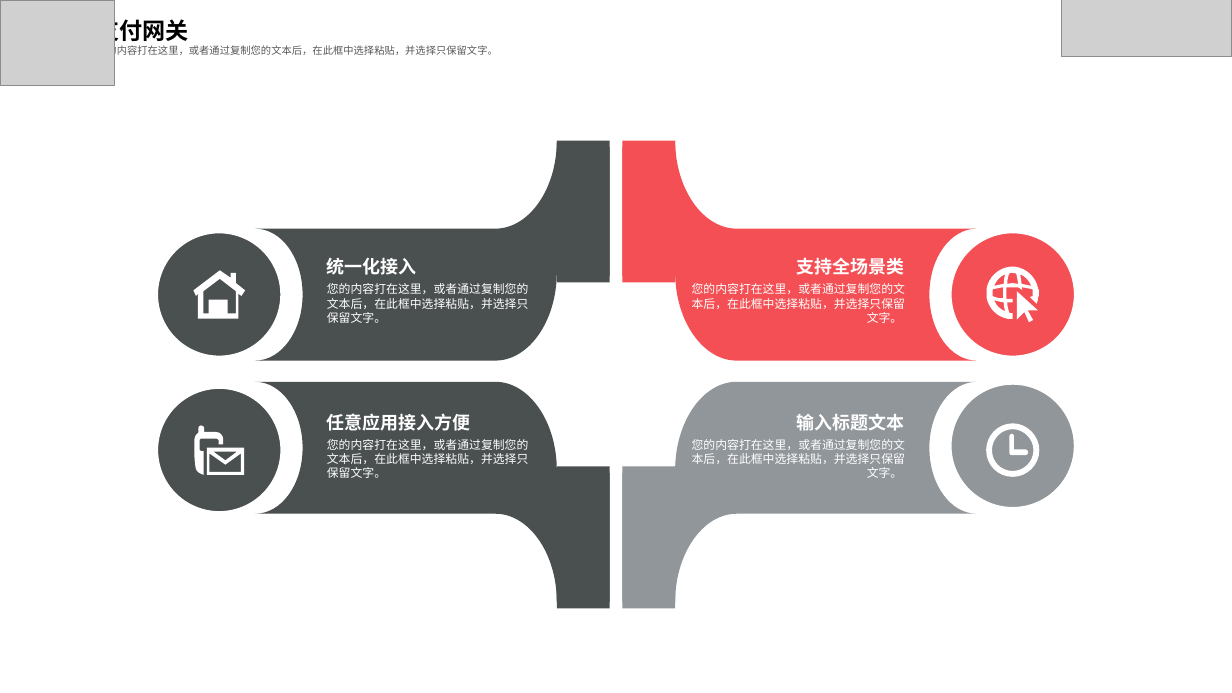
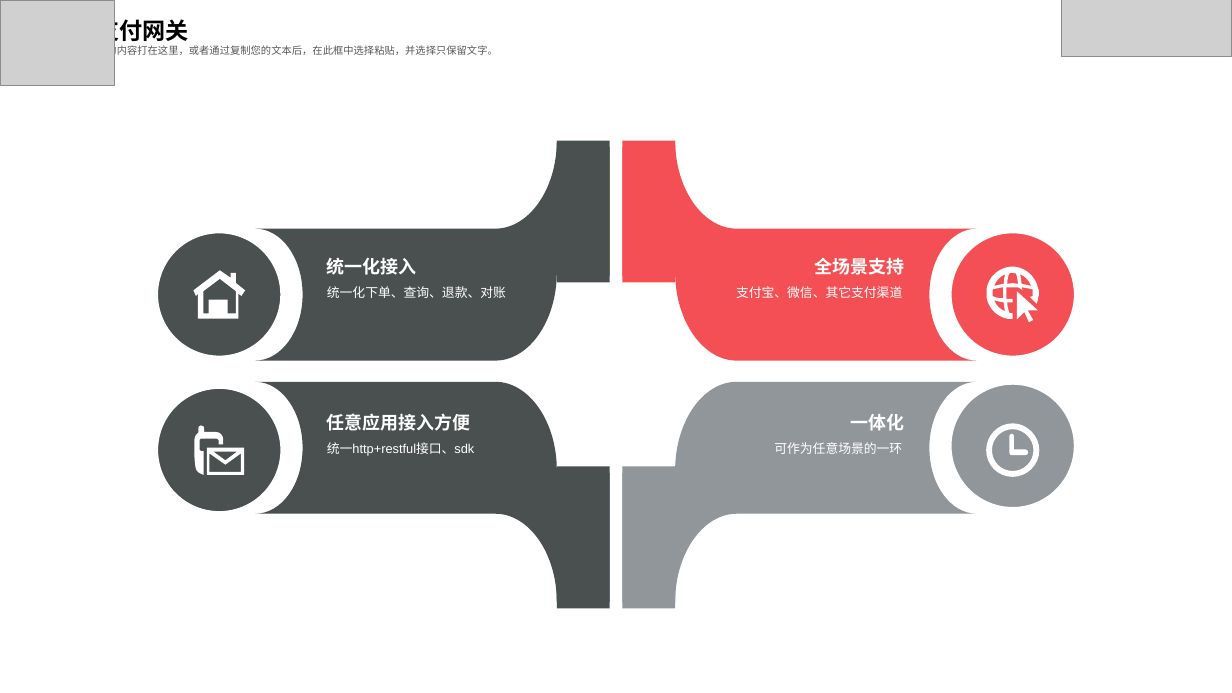
Before and after one commit to feiweihy/SpringCloud, a slide deck: slide 18 of documents/1-技术交流/中交金卡技术交流20190505.pptx. Drawn at 1232x693 pixels with LibreOffice and Linux fonts; fonts in the diff are those of the drawing; grey boxes stand for pictures. Boxes give left, top, right and bottom in pixels: in the first picture for what was removed or moved away, otherwise in the second. Text is boxed around its words. In the diff, an @@ line names an element or a change of style, - is before the commit and + after.

```diff
--- a/documents/1-技术交流/中交金卡技术交流20190505.pptx
+++ b/documents/1-技术交流/中交金卡技术交流20190505.pptx
@@ text at bbox=[815, 257, 905, 275]: text changed @@
-支持全场景类
+全场景支持
@@ text at bbox=[327, 286, 506, 298]: text changed; size 9.2 to 10 pt @@
-您的内容打在这里，或者通过复制您的文本后，在此框中选择粘贴，并选择只保留文字。
+统一化下单、查询、退款、对账
@@ text at bbox=[736, 286, 902, 298]: text changed; size 9.2 to 10 pt @@
-您的内容打在这里，或者通过复制您的文本后，在此框中选择粘贴，并选择只保留文字。
+支付宝、微信、其它支付渠道
@@ text at bbox=[851, 414, 905, 431]: text changed @@
-输入标题文本
+一体化
@@ text at bbox=[327, 442, 474, 456]: text changed; size 9.2 to 10 pt @@
-您的内容打在这里，或者通过复制您的文本后，在此框中选择粘贴，并选择只保留文字。
+统一http+restful接口、sdk
@@ text at bbox=[774, 442, 902, 454]: text changed; size 9.2 to 10 pt @@
-您的内容打在这里，或者通过复制您的文本后，在此框中选择粘贴，并选择只保留文字。
+可作为任意场景的一环
```
Also in this commit, not shown: 5 other slides changed.
